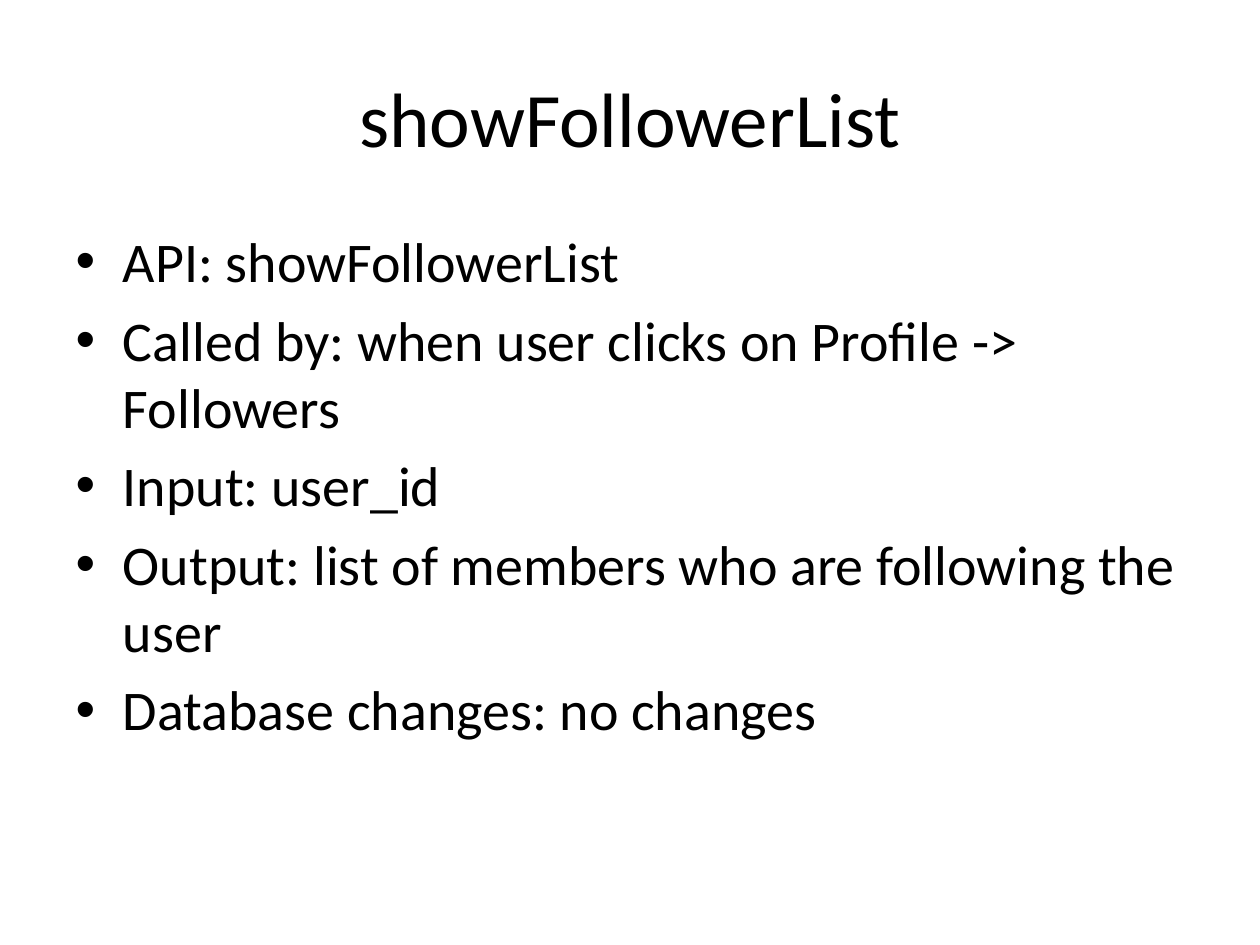
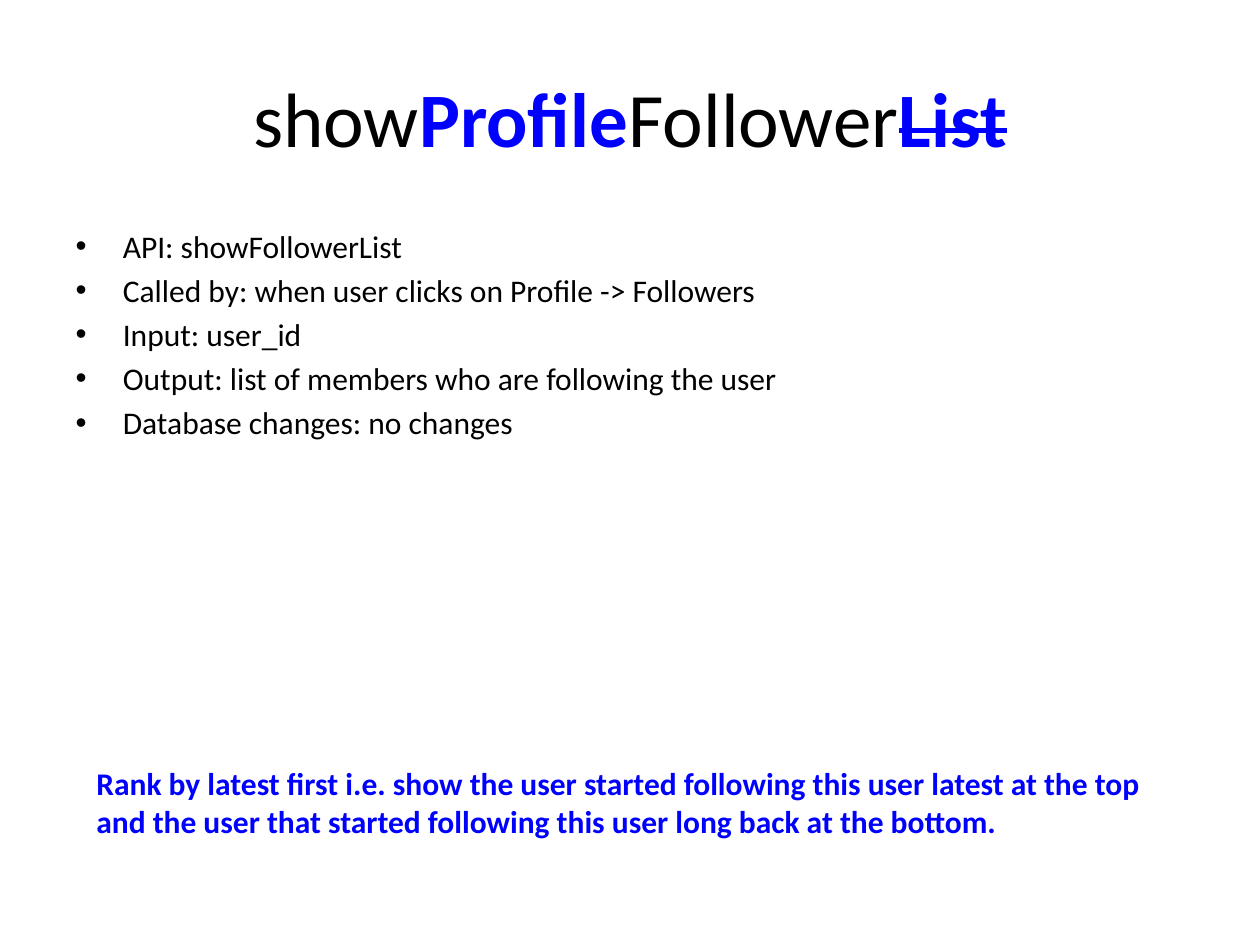
Before and after one commit to catalonia/mob, a slide deck: slide 26 of ws/WS Design Docs/API_Listing.pptx (slide 25 before the commit). Drawn at 1260x945 pixels with LibreOffice and Linux fonts; fonts in the diff are those of the drawing. Boxes give left, top, right and bottom in pixels: in the first picture for what was removed or moved away, otherwise in the second. Text is boxed around its words. In the diff, an @@ line names an element or a change of style, - is before the commit and + after.

```diff
--- a/ws/WS Design Docs/API_Listing.pptx
+++ b/ws/WS Design Docs/API_Listing.pptx
@@ title at [253,93,1007,148]: text changed @@
-showFollowerList
+showProfileFollowerList
@@ text "API: showFollowerList" at [123,236,776,440]: size 32 to 18 pt; less space between paragraphs @@
@@ text added at [96,773,1139,839], 18 pt, text #0000FF, bold @@
+Rank by latest first i.e. show the user started following this user latest at the top and the user that started following this user long back at the bottom.
```
Also in this commit, not shown: 17 other slides changed, 1 slide added.
